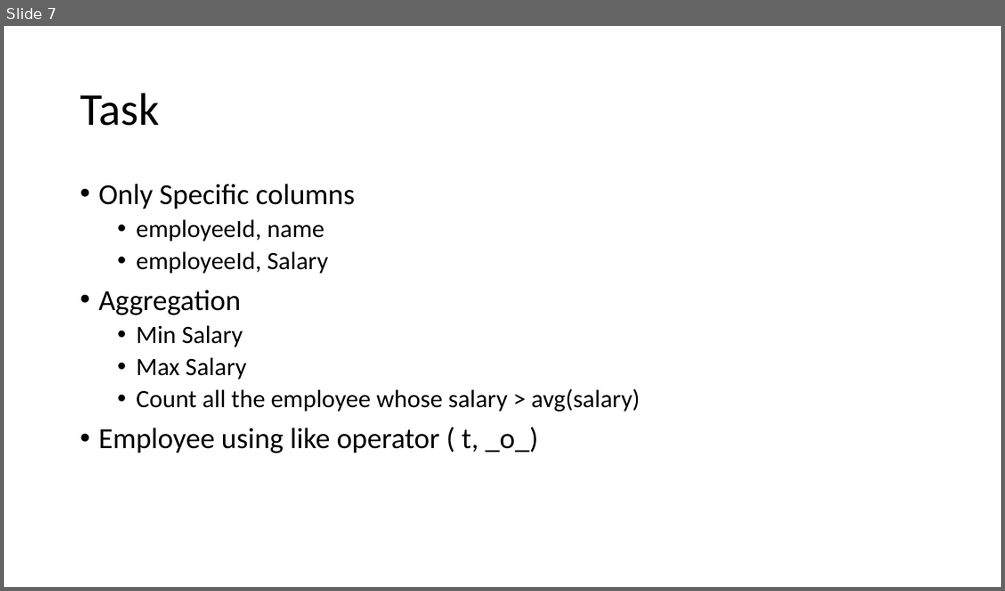
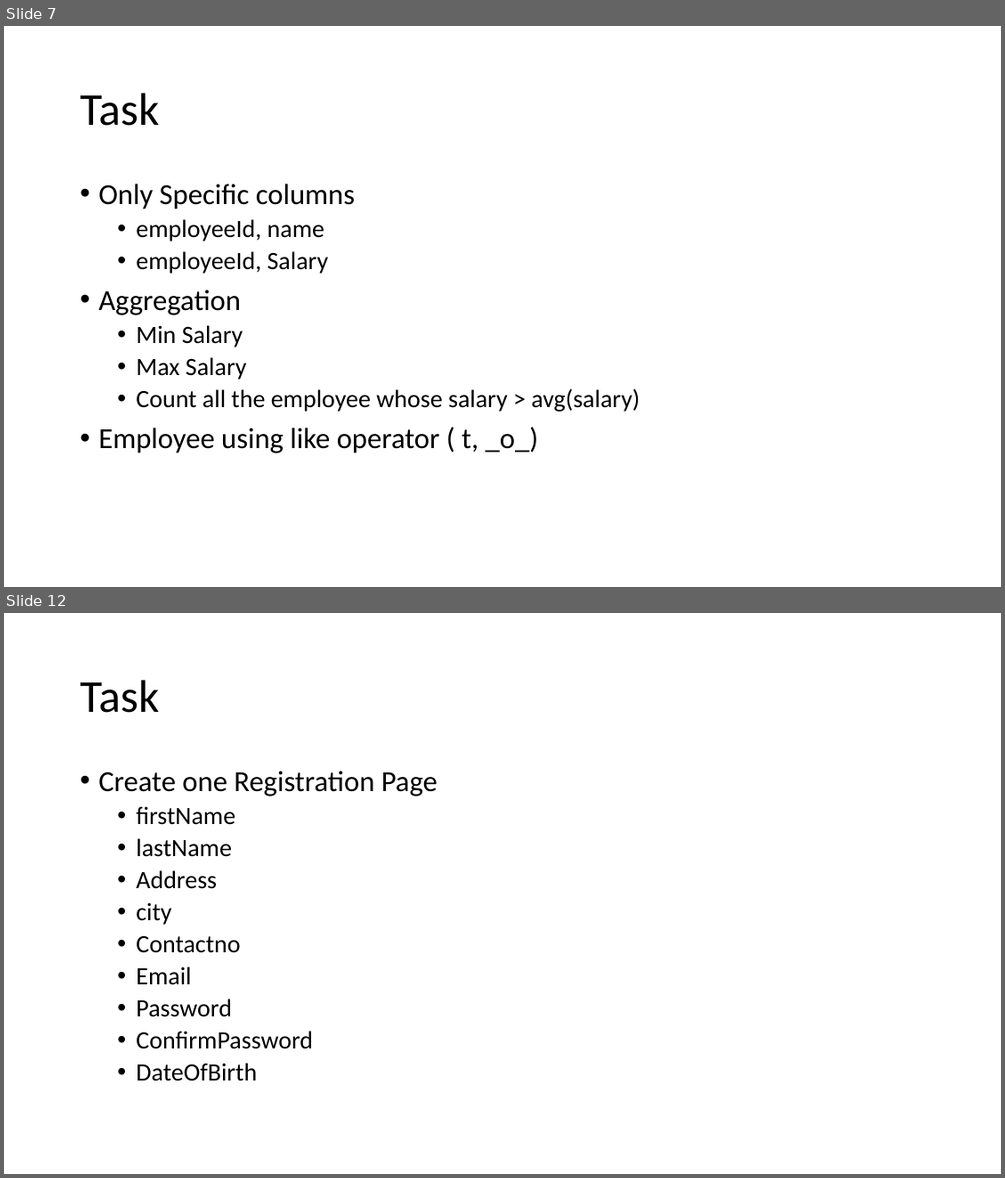
Before and after one commit to priyangm/pod_trg, a slide deck: FinishingSchool-June.pptx. Shown one above the other, each under a label of ours: slide 7 before the commit, slides 7 and 12 after it; the slides between them are not shown. The pictures are 1005x591 and 1005x1178 pixels, drawn with LibreOffice and Linux fonts; fonts in the diff are those of the drawing. Boxes give left, top, right and bottom in pixels: in the first picture for what was removed or moved away, otherwise in the second. Text is boxed around its words. In the diff, an @@ line names an element or a change of style, - is before the commit and + after.

```diff
--- a/FinishingSchool-June.pptx
+++ b/FinishingSchool-June.pptx
@@ slide 12 added at bbox=[4, 613, 1001, 1174], background #FFFFFF @@
@@ title added at bbox=[80, 680, 159, 713], 44 pt, text #000000 @@
+Task
@@ text added at bbox=[98, 771, 437, 1081], 24 pt, text #000000 @@
+• Create one Registration Page
+  • firstName
+  • lastName
+  • Address
+  • city
+  • Contactno
+  • Email
+  • Password
+  • ConfirmPassword
+  • DateOfBirth
```
Also in this commit, not shown: 5 other slides added.
